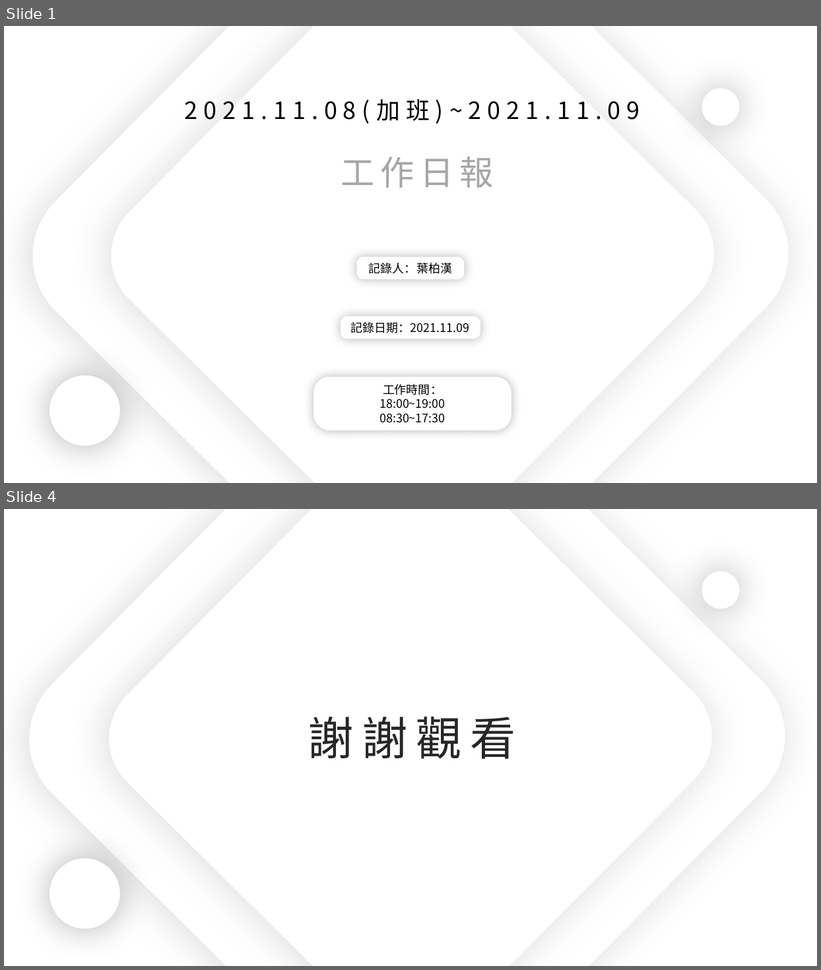
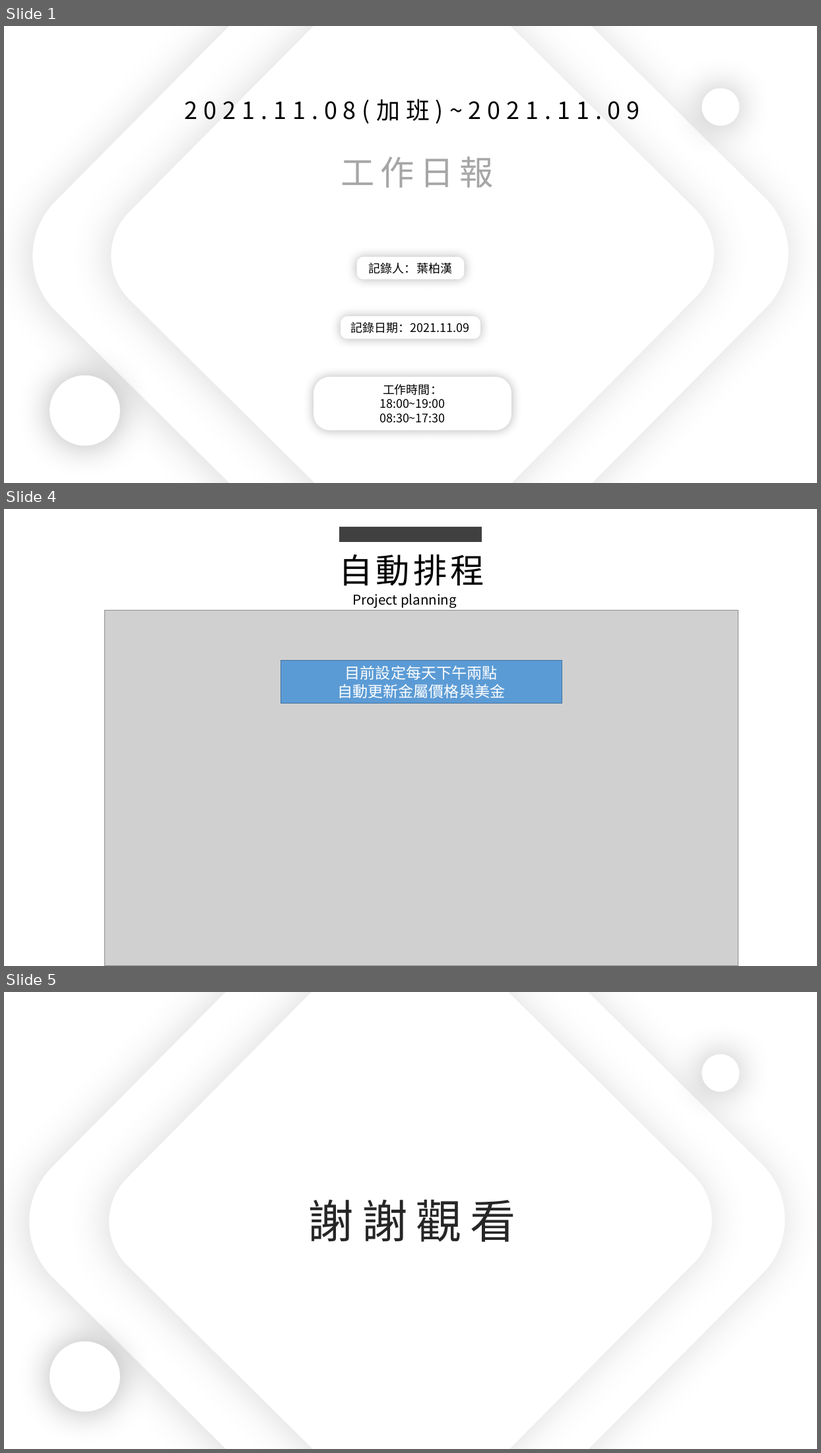
Before and after one commit to king637324/KnowledgeGreenhouseSystem, a slide deck: 工作日報_葉柏漢/2021.11/2021.11.08(加班)_2021.11.09工作日報_葉柏漢.pptx. Shown one above the other, each under a label of ours: slides 1 and 4 before the commit, slides 1, 4 and 5 after it; the slides between them are not shown. The pictures are 821x970 and 821x1453 pixels, drawn with LibreOffice and Linux fonts; fonts in the diff are those of the drawing; grey boxes stand for pictures. Boxes give left, top, right and bottom in pixels: in the first picture for what was removed or moved away, otherwise in the second. Text is boxed around its words. In the diff, an @@ line names an element or a change of style, - is before the commit and + after.

```diff
--- a/工作日報_葉柏漢/2021.11/2021.11.08(加班)_2021.11.09工作日報_葉柏漢.pptx
+++ b/工作日報_葉柏漢/2021.11/2021.11.08(加班)_2021.11.09工作日報_葉柏漢.pptx
@@ slide 4 added at (x1=4, y1=509, x2=817, y2=966), background #FFFFFF @@
@@ rectangle added at (x1=339, y1=527, x2=482, y2=542), fill #404040 @@
@@ text added at (x1=339, y1=555, x2=484, y2=586), 40 pt, text #000000 @@
+自動排程
@@ text added at (x1=353, y1=593, x2=457, y2=608), 16 pt, text #000000 @@
+Project planning
@@ picture added at (x1=104, y1=610, x2=739, y2=966) @@
@@ rectangle added at (x1=281, y1=660, x2=562, y2=704), fill #5B9BD5, outline #43739E 1 pt, 18 pt, text #FFFFFF @@
+目前設定每天下午兩點
+自動更新金屬價格與美金
@@ what was slide 4 is now slide 5 @@
```
Also in this commit, not shown: 2 slides changed, 1 other file.
